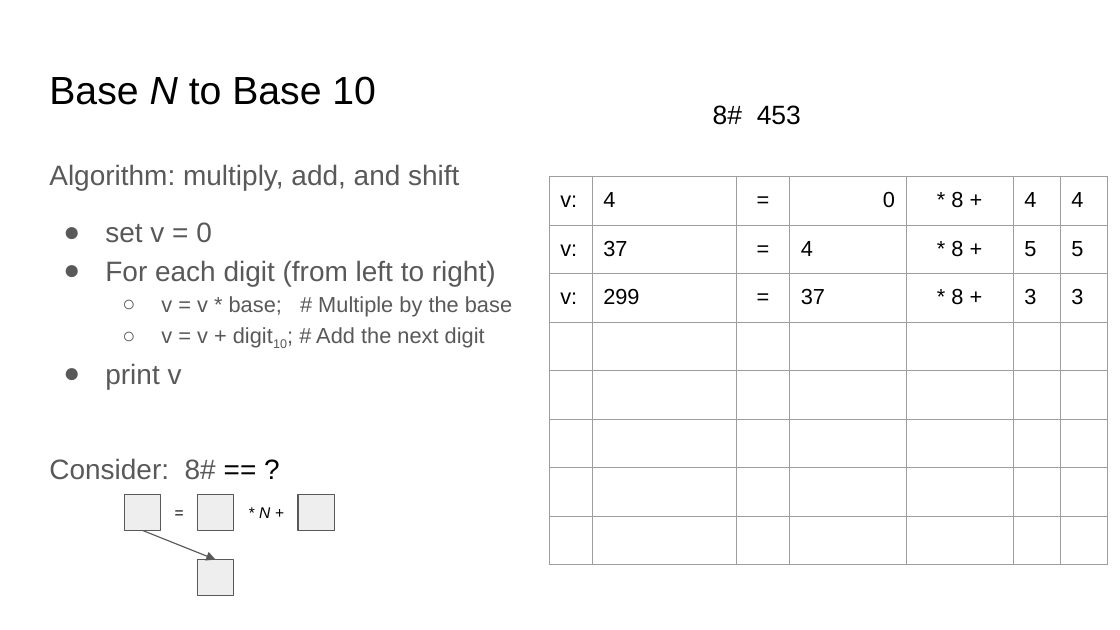
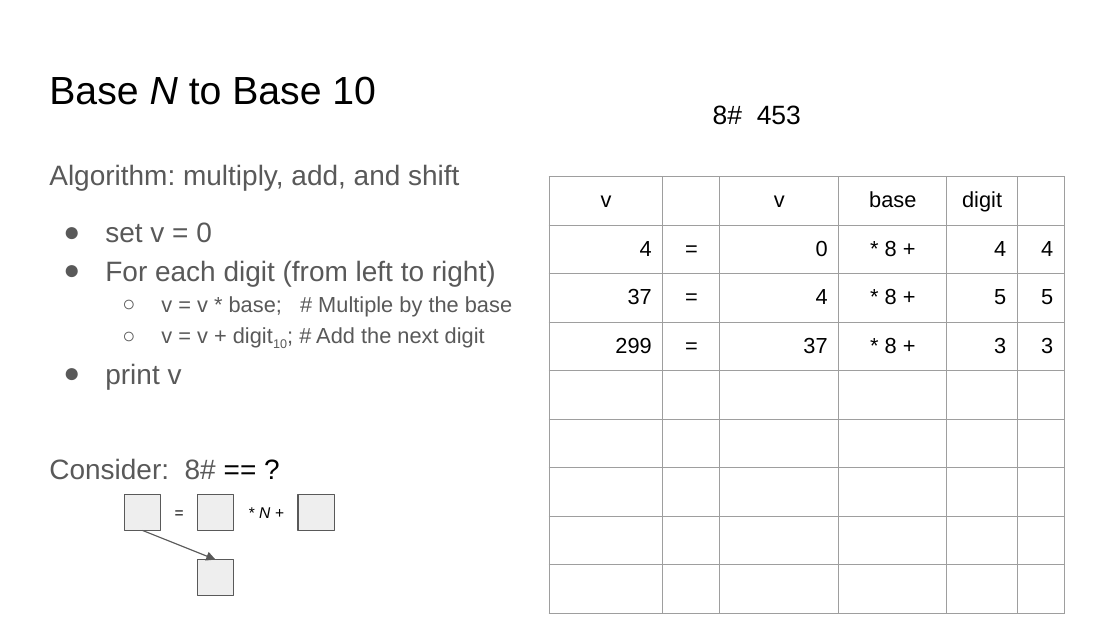
Before and after one commit to COMP122/comp122-f24, a slide deck: slide 4 of format-encodings/slide_presentations/.hidden/conversion-between-bases.pptx. Drawn at 1120x630 pixels with LibreOffice and Linux fonts; fonts in the diff are those of the drawing. Boxes give left, top, right and bottom in pixels: in the first picture for what was removed or moved away, otherwise in the second. Text is boxed around its words. In the diff, an @@ line names an element or a change of style, - is before the commit and + after.

```diff
--- a/format-encodings/slide_presentations/.hidden/conversion-between-bases.pptx
+++ b/format-encodings/slide_presentations/.hidden/conversion-between-bases.pptx
@@ table at [549, 177, 1064, 614] @@
-v: | 4 | = | 0 | * 8 + | 4 | 4
-v: | 37 | = | 4 | * 8 + | 5 | 5
-v: | 299 | = | 37 | * 8 + | 3 | 3
- |  |  |  |  |  | 
- |  |  |  |  |  | 
- |  |  |  |  |  | 
- |  |  |  |  |  | 
- |  |  |  |  |  | 
+v |  | v | base | digit | 
+4 | = | 0 | * 8 + | 4 | 4
+37 | = | 4 | * 8 + | 5 | 5
+299 | = | 37 | * 8 + | 3 | 3
+ |  |  |  |  | 
+ |  |  |  |  | 
+ |  |  |  |  | 
+ |  |  |  |  | 
+ |  |  |  |  | 
@@ table: place and size @@
-table at [549, 177, 1107, 566]
+table at [549, 177, 1064, 614]
```
Also in this commit, not shown: 2 other slides changed, 1 other file.
